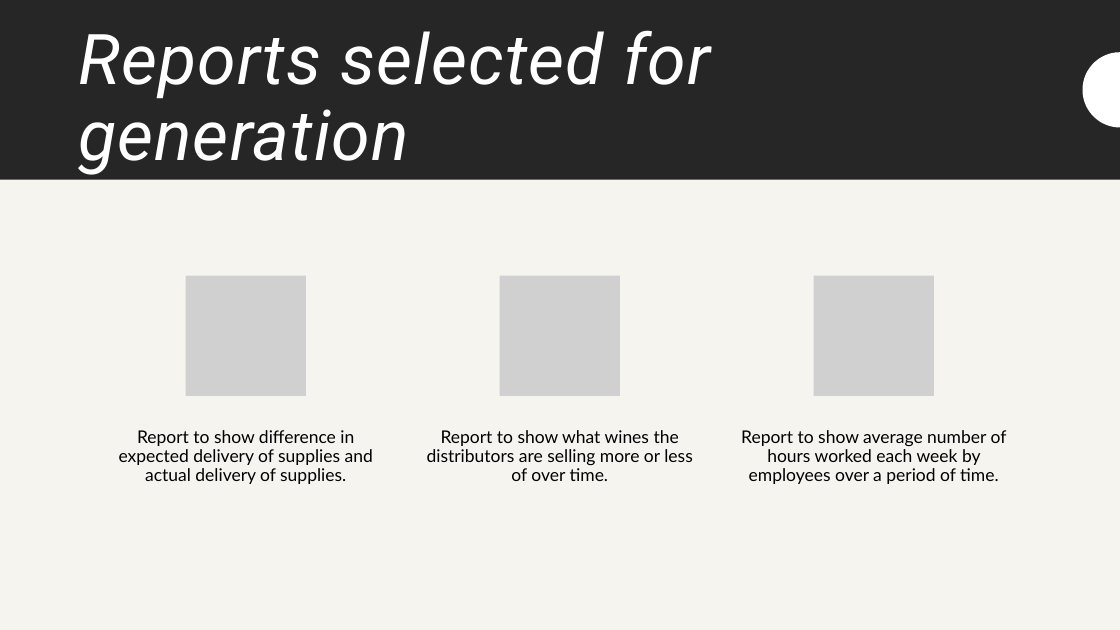
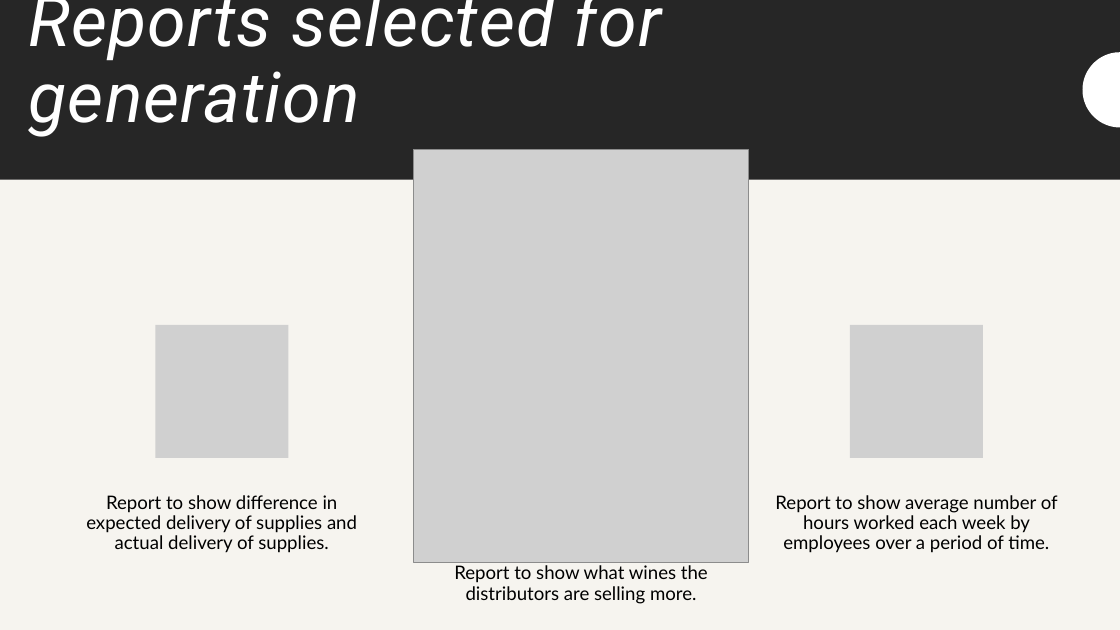
Before and after one commit to BobbyJoeCool/CSD310-BlueTeam, a slide deck: slide 7 of Milestone_34/Presentation.pptx (slide 6 before the commit). Drawn at 1120x630 pixels with LibreOffice and Linux fonts; fonts in the diff are those of the drawing; grey boxes stand for pictures. Boxes give left, top, right and bottom in pixels: in the first picture for what was removed or moved away, otherwise in the second. Text is boxed around its words. In the diff, an @@ line names an element or a change of style, - is before the commit and + after.

```diff
--- a/Milestone_34/Presentation.pptx
+++ b/Milestone_34/Presentation.pptx
@@ title "Reports selected for generation" rewrapped from [78,30,711,175] to [29,0,662,137] @@
@@ picture added at [414,150,749,563] @@
@@ picture removed at [186,276,306,396] @@
@@ picture removed at [500,276,620,396] @@
@@ picture added at [155,325,288,458] @@
@@ picture: place and size @@
-picture at [814,276,934,396]
+picture at [850,325,983,458]
@@ text "Report to show difference in ...": place and size @@
-text "Report to show difference in ..." at [119,430,373,484]
+text "Report to show difference in ..." at [86,495,357,553]
@@ text "Report to show difference in ..." at [86,495,357,553]: size 15 to 16 pt @@
@@ text "Report to show average number ..." at [775,495,1058,553]: size 15 to 16 pt @@
@@ text "Report to show average number ...": place and size @@
-text "Report to show average number ..." at [741,430,1007,484]
+text "Report to show average number ..." at [775,495,1058,553]
@@ text at [454,565,708,604]: text changed; size 15 to 16 pt @@
-Report to show what wines the distributors are selling more or less of over time.
+Report to show what wines the distributors are selling more.
```
Also in this commit, not shown: 1 other slide changed, 1 slide added, 1 other file.
